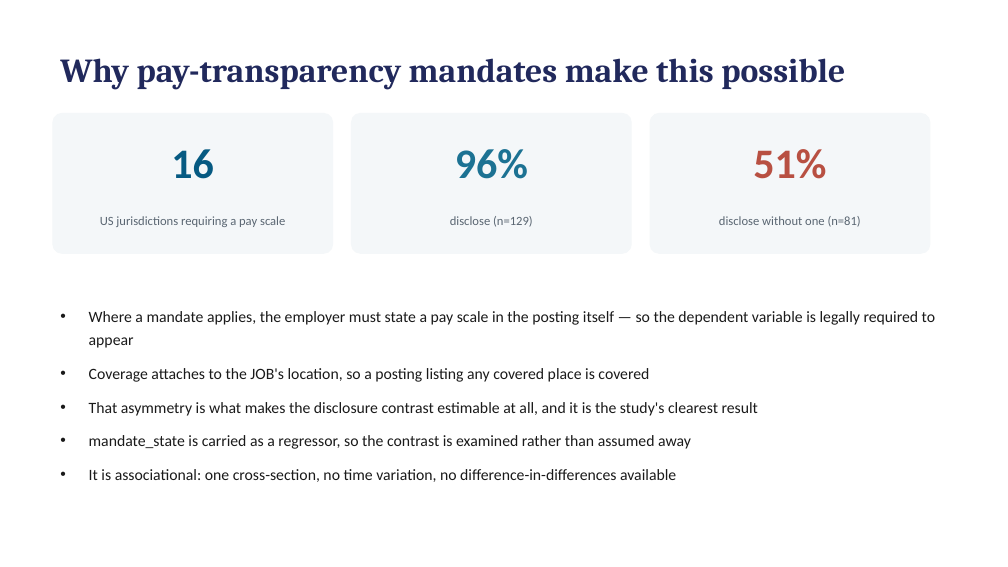
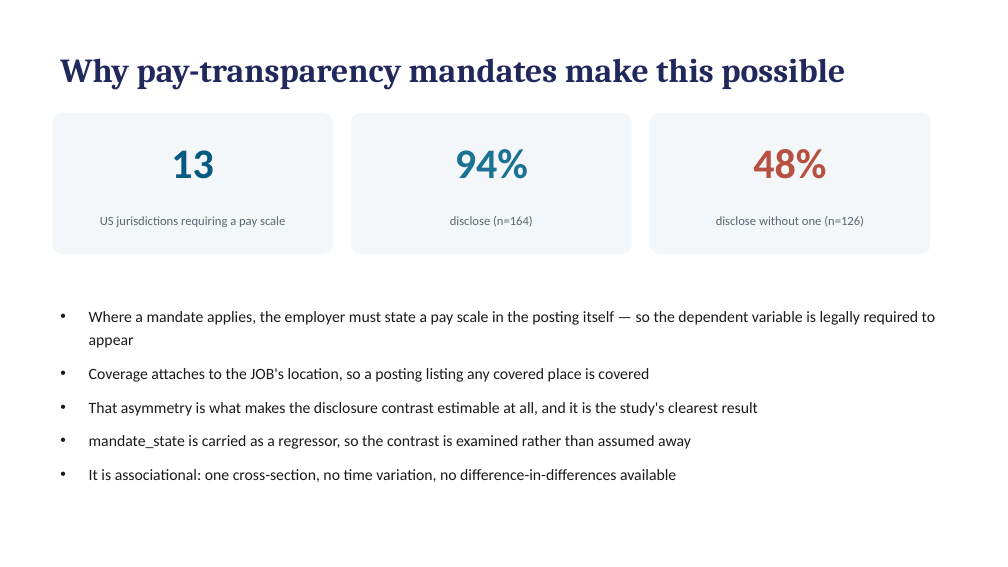
Before and after one commit to hendeal-cyber/Modern-Labor-Market-Data-Submission, a slide deck: slide 4 of paper/presentation.pptx. Drawn at 1008x567 pixels with LibreOffice and Linux fonts; fonts in the diff are those of the drawing. Boxes give left, top, right and bottom in pixels: in the first picture for what was removed or moved away, otherwise in the second. Text is boxed around its words. In the diff, an @@ line names an element or a change of style, - is before the commit and + after.

```diff
--- a/paper/presentation.pptx
+++ b/paper/presentation.pptx
@@ text at <box>455,149,528,179</box>: text changed @@
-96%
+94%
@@ text at <box>753,149,826,179</box>: text changed @@
-51%
+48%
@@ text at <box>171,150,214,179</box>: text changed @@
-16
+13
@@ text at <box>450,216,533,227</box>: text changed @@
-disclose (n=129)
+disclose (n=164)
@@ text at <box>716,216,864,227</box>: text changed @@
-disclose without one (n=81)
+disclose without one (n=126)
```
Also in this commit, not shown: 5 other slides changed, 14 other files.
